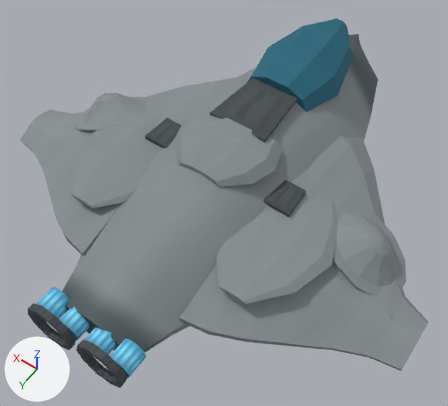
The OBJ model assets/Models/spaceships/basic/spaceship_basic.obj as it was, and as the next commit left it.
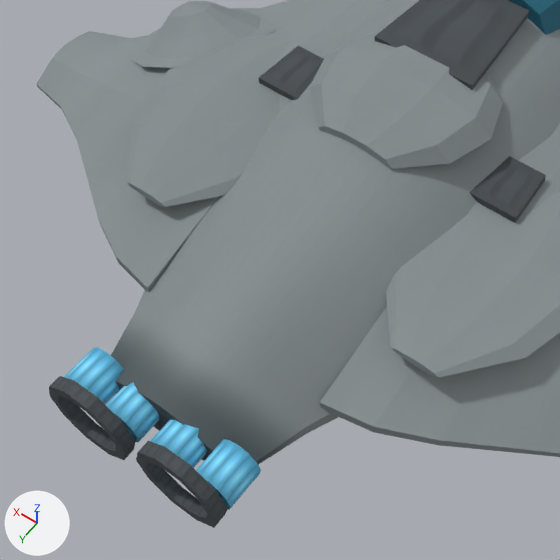
There are two pictures of each version: one whole from a 50 mm camera at (-1.91, 3.04, 4.01) aimed at (-0.03, 0.41, -0.12), one close up on the part from 0% to 70% of the width and 23% to 100% of the height. The lights are fixed; the arrows at lower left show +X, +Y and +Z. The first two pictures are the older version. Where no turn or scale is listed for an object, it has been applied to the vertices.

The first close-up shows 'spaceship_basic'.
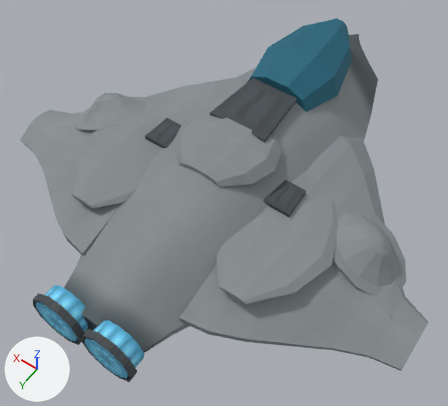
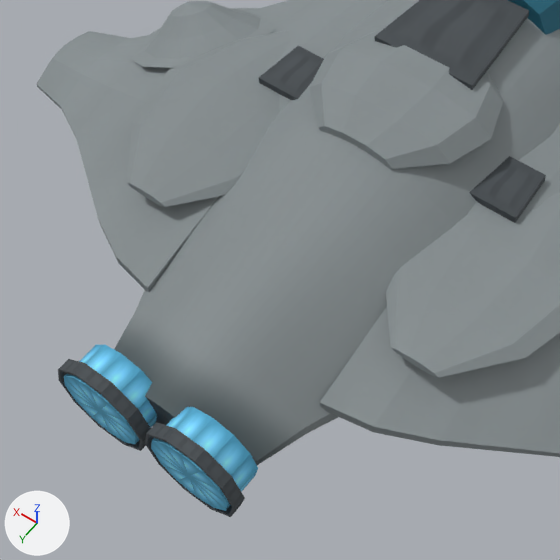
Where the change shows, as pixel boxes (x1, y1, x2, y2) in the close-ups (560 x 560 px; the box of a moved part takes in the faces that stretch with it):
'spaceship_basic', reshaped: before (37, 0, 560, 528); after (37, 0, 560, 517)
part 1 of me_spaceship_basic, moved or reshaped: before (49, 347, 261, 528); after (58, 345, 258, 517)

The change, as a diff of the scene's bpy script:
```diff
--- a/assets/Models/spaceships/basic/spaceship_basic.obj.py
+++ b/assets/Models/spaceships/basic/spaceship_basic.obj.py
@@ me_spaceship_basic @@
 # used by ob_spaceship_basic; location = (0.0, 0.0, 0.0)
-me_spaceship_basic.from_pydata(...)  # 2314 vertices, 4564 faces; spans x -1.9..1.9, y -1.95..2.14, z -0.52..0.7
+me_spaceship_basic.from_pydata(...)  # 2262 vertices, 4468 faces; spans x -1.9..1.9, y -1.95..2.07, z -0.52..0.7
+# me_spaceship_basic part 1
+# 141 vertices are removed from x -0.44..0.44, y 1.89..2.14, z -0.16..0.24
+# 304 faces are deleted
+# 43 vertices move from x -0.44..0.43, y 1.89..2.14, z -0.06..0.24 to x -0.43..0.47, y 1.89..2.07, z -0.18..0.24
+# 39 vertices are added at x -0.45..0.45, y 1.89..2.07, z -0.18..0.26
+# 6 new vertices lie (0.0, -0.06, 0.0) away from vertices in x -0.17..0.43, y 1.89..2.14, z 0.04..0.24
+# 7 new vertices lie (-0.11, 0.0, 0.08) away from vertices in x -0.11..0.43, y 1.89..2.14, z -0.18..0.16
+# 6 new vertices lie (-0.05, 0.0, 0.14) away from vertices in x -0.42..0.22, y 2.01..2.14, z -0.1..0.04
+# 6 new vertices lie (0.0, 0.06, 0.0) away from vertices in x -0.28..0.31, y 2.01..2.08, z 0.19..0.26
+# 6 new vertices lie (-0.13, 0.0, 0.0) away from vertices in x -0.17..0.35, y 2.01..2.07, z -0.17..0.25
+# 8 new vertices lie (-0.11, 0.0, -0.08) away from vertices in x -0.31..0.17, y 2.01..2.07, z 0.25..0.26
+# 11 new vertices lie (0.0, 0.18, 0.0) away from vertices in x -0.4..0.43, y 1.89..2.14, z -0.15..0.21
+# 208 new faces join them
 me_spaceship_basic.materials.append(mat_spaceship_basic)
```
